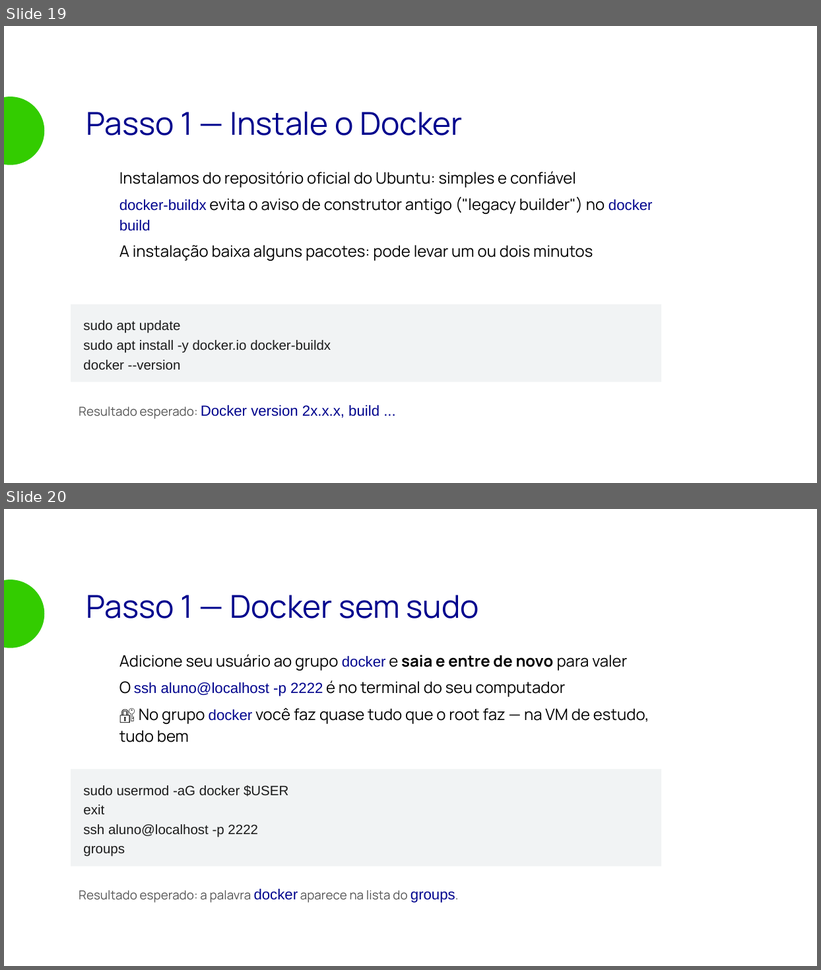
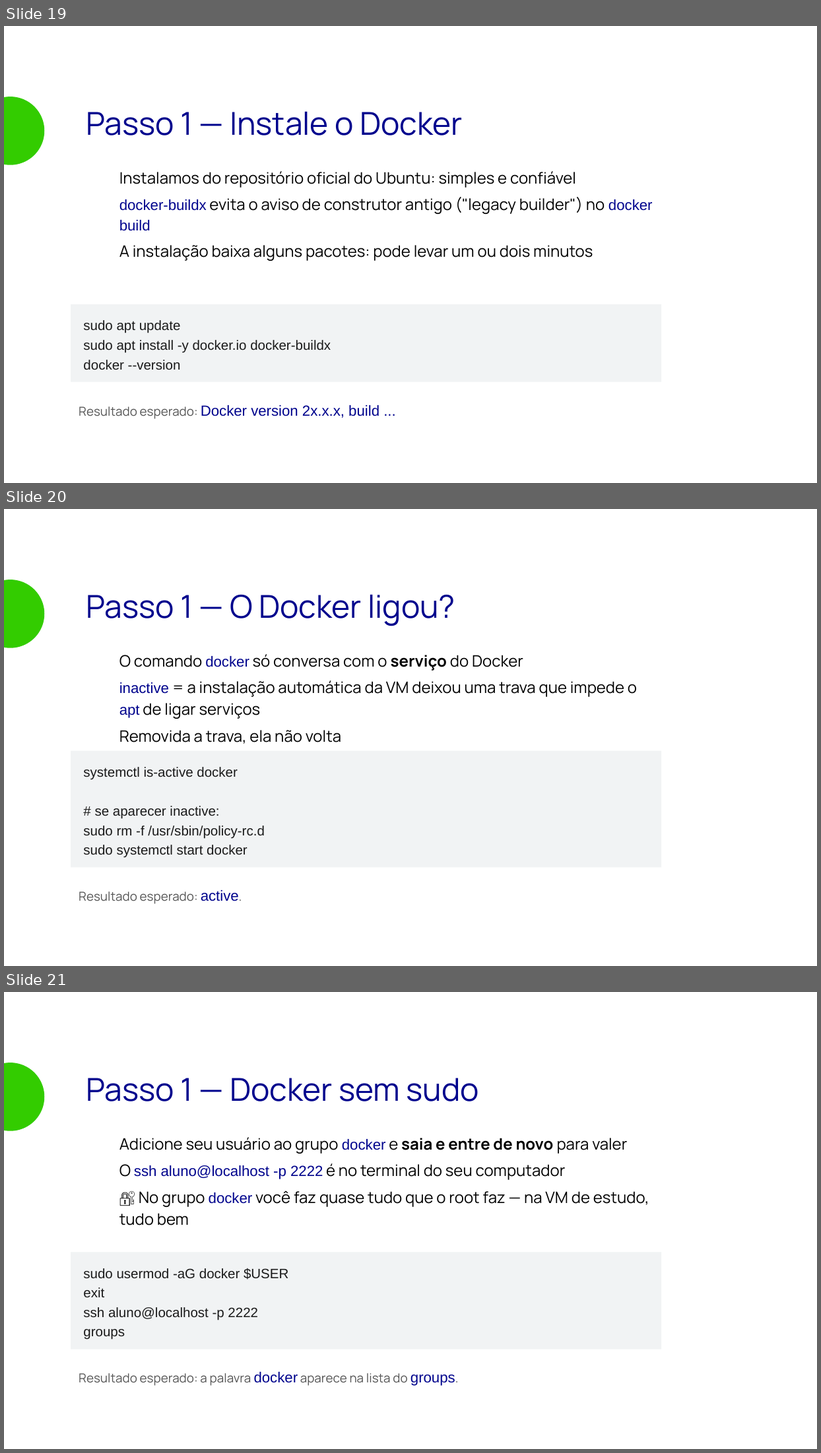
Before and after one commit to matera-vrn/bootcamp-devops-2026, a slide deck: aulas/aula-07-docker/slides/aula-07.odp. Shown one above the other, each under a label of ours: slides 19 and 20 before the commit, slides 19, 20 and 21 after it. The pictures are 821x970 and 821x1453 pixels, drawn with LibreOffice and Linux fonts; fonts in the diff are those of the drawing; background and template pictures are left out. Boxes give left, top, right and bottom in pixels: in the first picture for what was removed or moved away, otherwise in the second. Text is boxed around its words. In the diff, an @@ line names an element or a change of style, - is before the commit and + after.

```diff
--- a/aulas/aula-07-docker/slides/aula-07.odp
+++ b/aulas/aula-07-docker/slides/aula-07.odp
@@ slide 20 added at [4, 509, 817, 966], background picture (left out) @@
@@ ellipse added at [4, 580, 45, 648], fill #33CC00 @@
@@ text added at [86, 594, 455, 626], 28 pt, text #00048D @@
+Passo 1 — O Docker ligou?
@@ text added at [120, 654, 637, 744], 14 pt, text #000000 @@
+● O comando docker só conversa com o serviço do Docker
+● inactive = a instalação automática da VM deixou uma trava que impede o apt de ligar serviços
+● Removida a trava, ela não volta
@@ rectangle added at [71, 751, 661, 869], fill #F1F3F4, 12 pt, text #1A1A1A @@
+systemctl is-active docker
+# se aparecer inactive:
+sudo rm -f /usr/sbin/policy-rc.d
+sudo systemctl start docker
@@ text added at [79, 890, 239, 904], 11 pt, text #555555 @@
+Resultado esperado: active.
@@ what was slide 20 is now slide 21 @@
```
Also in this commit, not shown: 3 slides changed, 3 other files.
